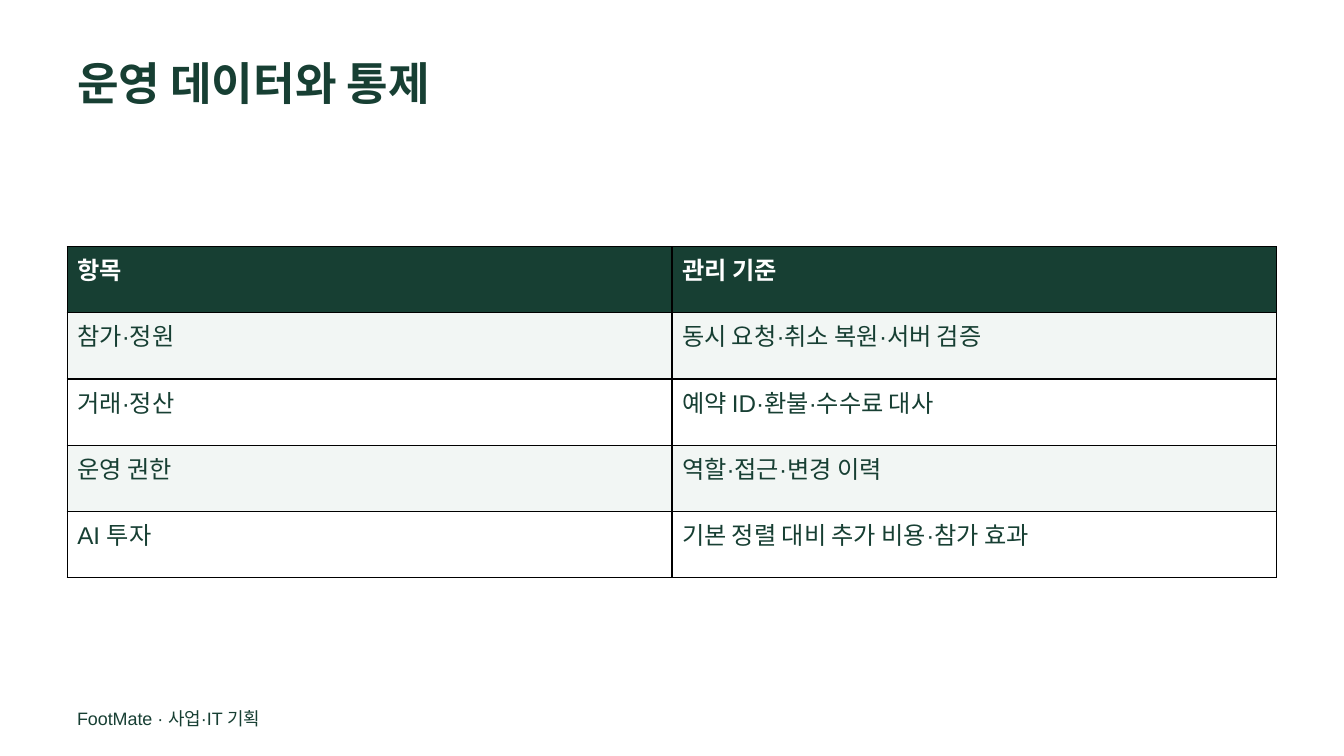
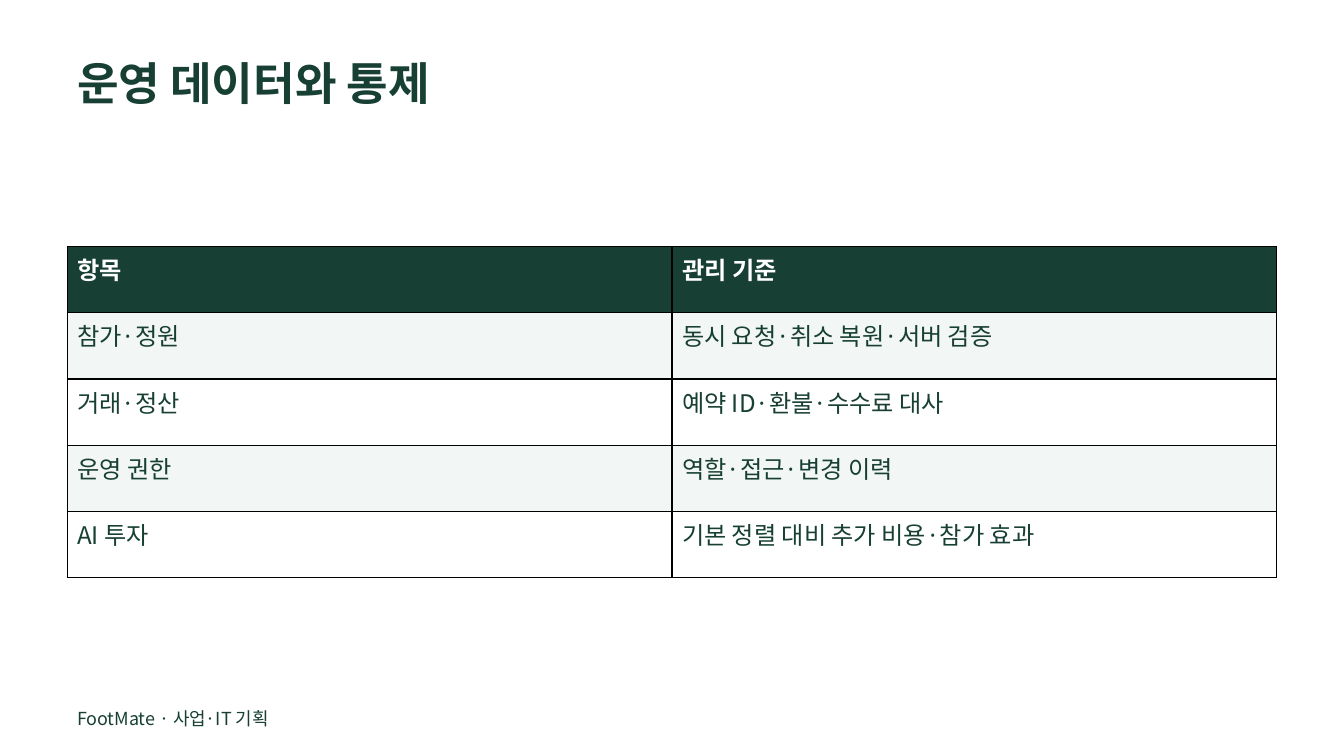
Before and after one commit to dohyunkimmm/footmate, a slide deck: slide 7 of src/case-study/downloads/footmate_report.pptx. Drawn at 1344x756 pixels with LibreOffice and Linux fonts; fonts in the diff are those of the drawing. Boxes give left, top, right and bottom in pixels: in the first picture for what was removed or moved away, otherwise in the second. Text is boxed around its words. In the diff, an @@ line names an element or a change of style, - is before the commit and + after.

Commit message:
Unify FootMate presentation typography with Pretendard and Tossface
* Inspect source PPT design before matching ROI slide

* Inspect original PPT table row and cell styling

* Prepare branded deck styling and synchronized browser previews

* Match PPT typography and ROI layout to originals with Tossface icon and all previews

* Render Tossface using embedded bitmap font strike sizes

* Use Pretendard across slides and Tossface emoji on ROI slide

* Remove one-time presentation styling utility and workflow

* Remove one-time presentation styling utility and workflow

---------

```diff
--- a/src/case-study/downloads/footmate_report.pptx
+++ b/src/case-study/downloads/footmate_report.pptx
@@ table at bbox=[68, 247, 1277, 578] @@
@@ font Arial to Noto Sans CJK KR @@
@@ text "FootMate · 사업·IT 기획" at bbox=[77, 710, 269, 727]: font Arial to Noto Sans CJK KR @@
```
Also in this commit, not shown: 9 other slides changed, 1 other file.
